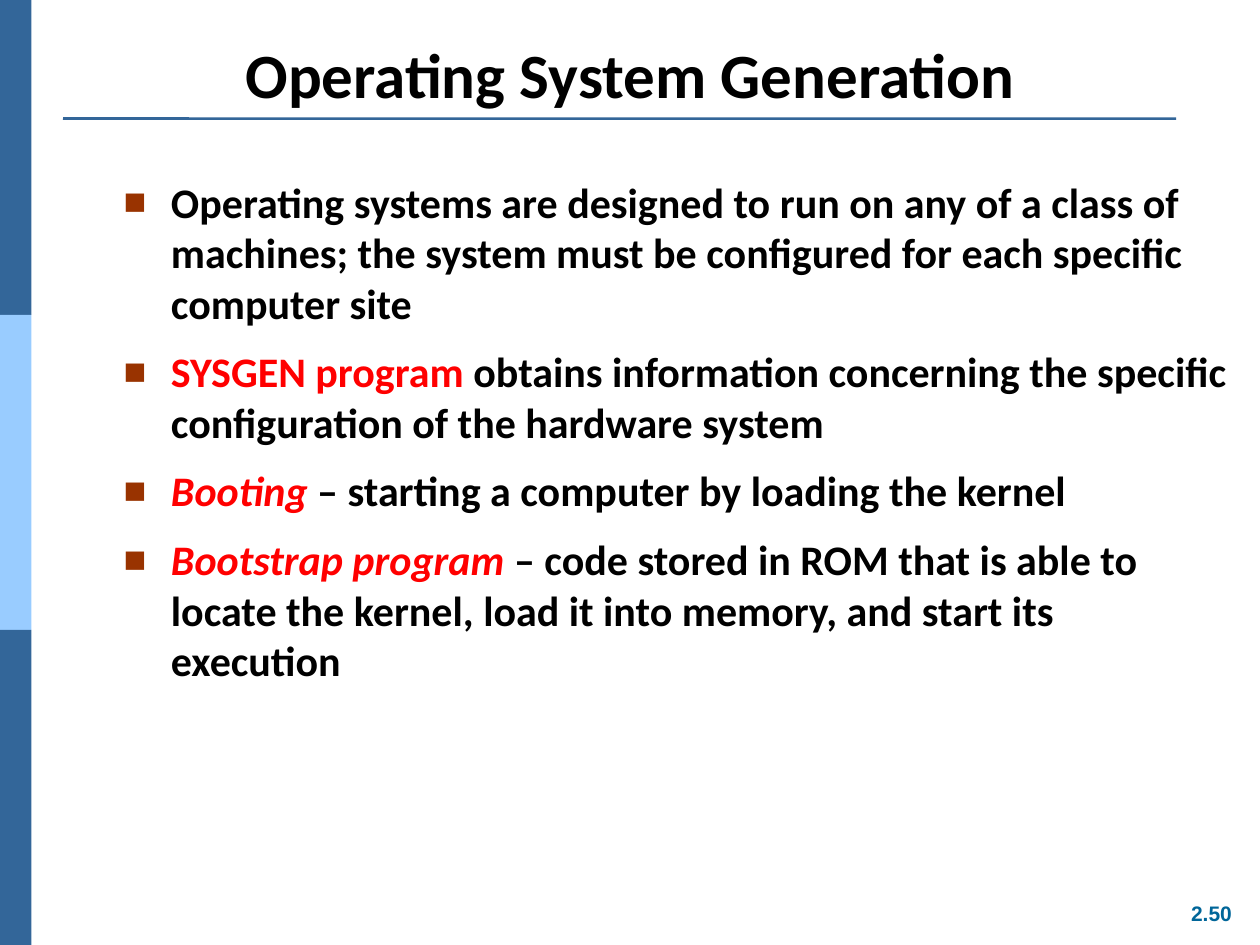
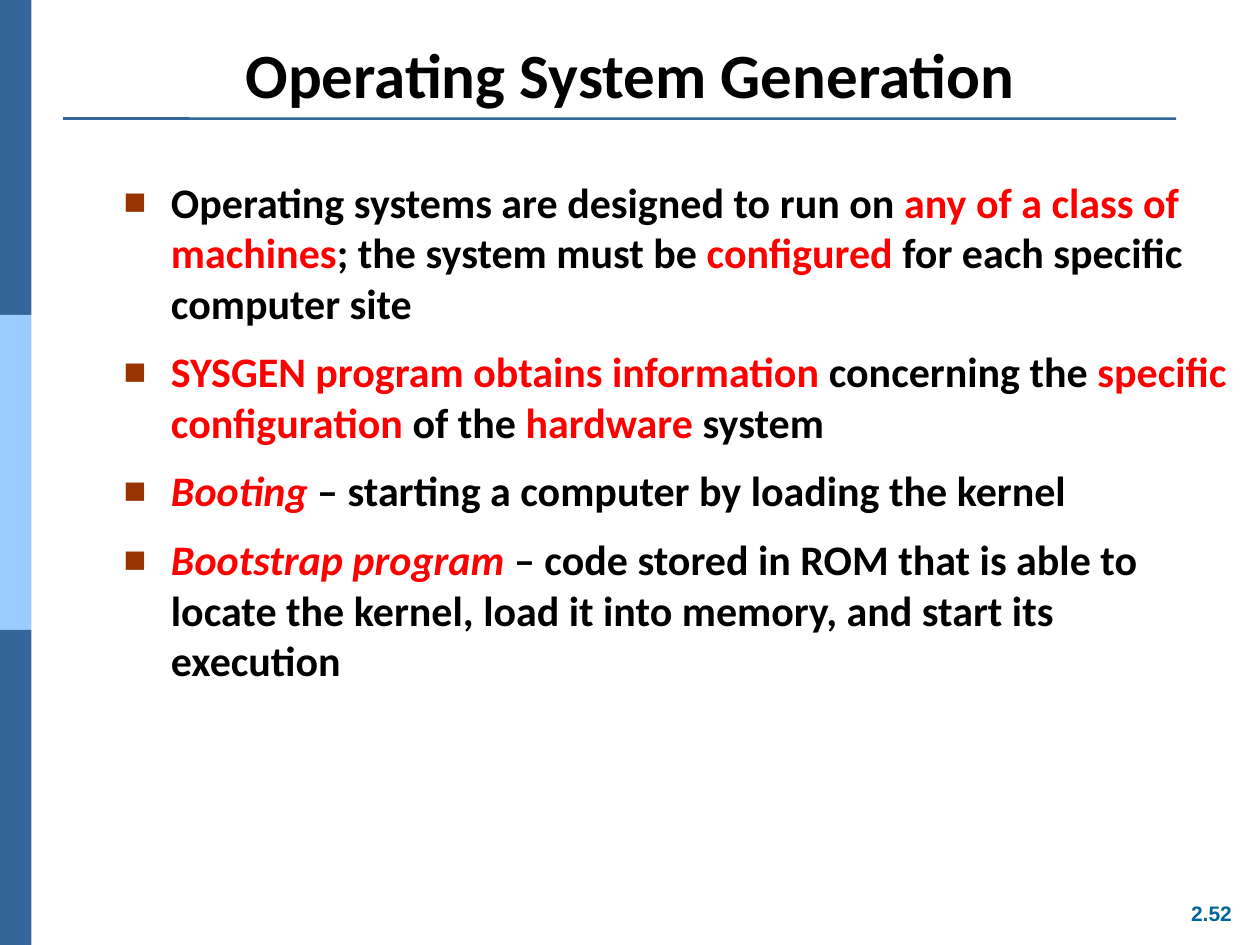
Before and after one commit to Yang09701194/OS_Learning, a slide deck: slide 52 of ch02.ppt (slide 50 before the commit). Drawn at 1260x945 pixels with LibreOffice and Linux fonts; fonts in the diff are those of the drawing. Boxes give left, top, right and bottom in pixels: in the first picture for what was removed or moved away, otherwise in the second. Text is boxed around its words. In the diff, an @@ line names an element or a change of style, - is before the commit and + after.

```diff
--- a/ch02.ppt
+++ b/ch02.ppt
@@ text at [171,188,1226,445]: text colour #000000 to #FF0000 in "any of a class of machines; configured", "obtains information specific configuration hardware" @@
@@ page number at [1191,906,1232,922]: text changed @@
-2.50
+2.52
```
Also in this commit, not shown: 12 other slides changed, 2 slides added.
